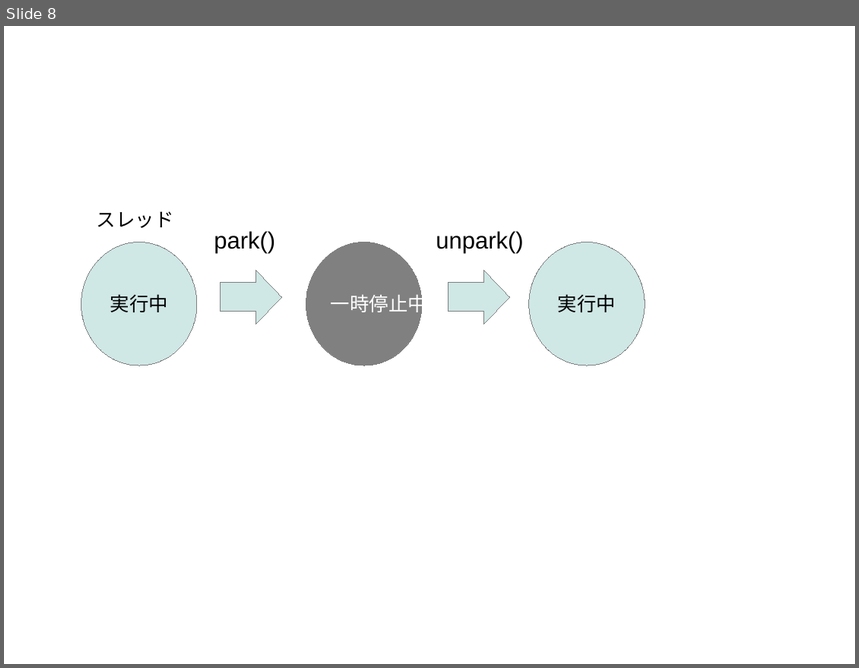
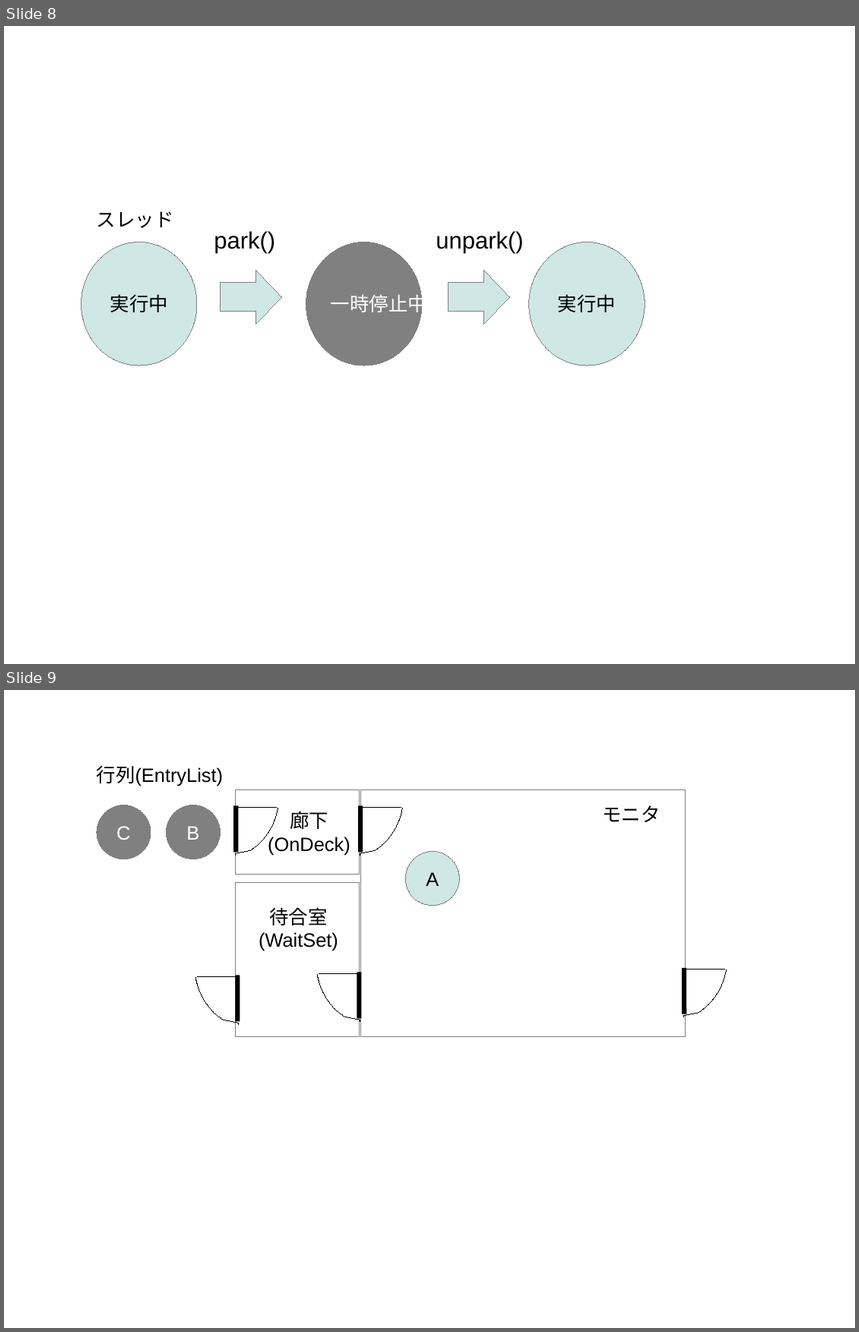
Before and after one commit to authorNari/g1gc-impl-book, a slide deck: misc/g1gc.odp. Shown one above the other, each under a label of ours: slide 8 before the commit, slides 8 and 9 after it. The pictures are 859x668 and 859x1332 pixels, drawn with LibreOffice and Linux fonts; fonts in the diff are those of the drawing. Boxes give left, top, right and bottom in pixels: in the first picture for what was removed or moved away, otherwise in the second. Text is boxed around its words. In the diff, an @@ line names an element or a change of style, - is before the commit and + after.

Commit message:
モニタのロック・アンロックを追加

```diff
--- a/misc/g1gc.odp
+++ b/misc/g1gc.odp
@@ slide 9 added at (4, 690, 855, 1328), background #FFFFFF @@
@@ text added at (97, 766, 223, 787), 18 pt, text #000000 @@
+行列(EntryList)
@@ rectangle added at (236, 790, 360, 875), outline #808080 0 pt @@
@@ rectangle added at (361, 790, 685, 1037), outline #808080 0 pt @@
@@ ellipse added at (97, 805, 151, 859), fill #808080, outline #808080 0 pt, 18 pt, text #FFFFFF @@
+C
@@ ellipse added at (166, 805, 221, 859), fill #808080, outline #808080 0 pt, 18 pt, text #FFFFFF @@
+B
@@ line added from (236, 806) to (236, 852), #000000 4.31 pt @@
@@ freeform shape added at (236, 808, 278, 855), outline #000000 0 pt @@
@@ line added from (238, 807) to (277, 807), #000000 0 pt @@
@@ text added at (268, 811, 351, 855), 18 pt, text #000000 @@
+廊下
+(OnDeck)
@@ freeform shape added at (360, 808, 402, 855), outline #000000 0 pt @@
@@ line added from (361, 806) to (361, 852), #000000 4.31 pt @@
@@ line added from (363, 807) to (401, 807), #000000 0 pt @@
@@ text added at (602, 806, 660, 822), 18 pt, text #000000 @@
+モニタ
@@ ellipse added at (405, 851, 460, 906), fill #CFE7E5, outline #808080 0 pt, 18 pt, text #000000 @@
+A
@@ rectangle added at (236, 882, 360, 1037), outline #808080 0 pt @@
@@ text added at (259, 907, 338, 951), 18 pt, text #000000 @@
+待合室
+(WaitSet)
@@ freeform shape added at (196, 978, 238, 1025), outline #000000 0 pt @@
@@ line added from (236, 977) to (197, 977), #000000 0 pt @@
@@ line added from (238, 976) to (238, 1022), #000000 4.31 pt @@
@@ freeform shape added at (318, 975, 360, 1022), outline #000000 0 pt @@
@@ line added from (357, 974) to (319, 974), #000000 0 pt @@
@@ line added from (360, 973) to (360, 1019), #000000 4.31 pt @@
@@ freeform shape added at (683, 970, 726, 1018), outline #000000 0 pt @@
@@ line added from (684, 968) to (684, 1015), #000000 4.31 pt @@
@@ line added from (686, 970) to (725, 970), #000000 0 pt @@
```
Also in this commit, not shown: 2 other files.
